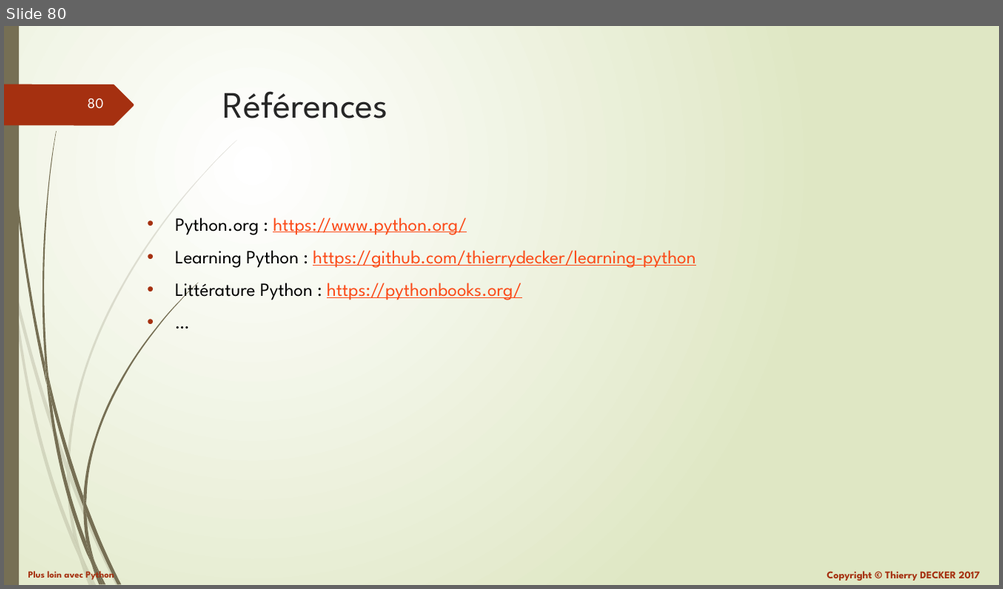
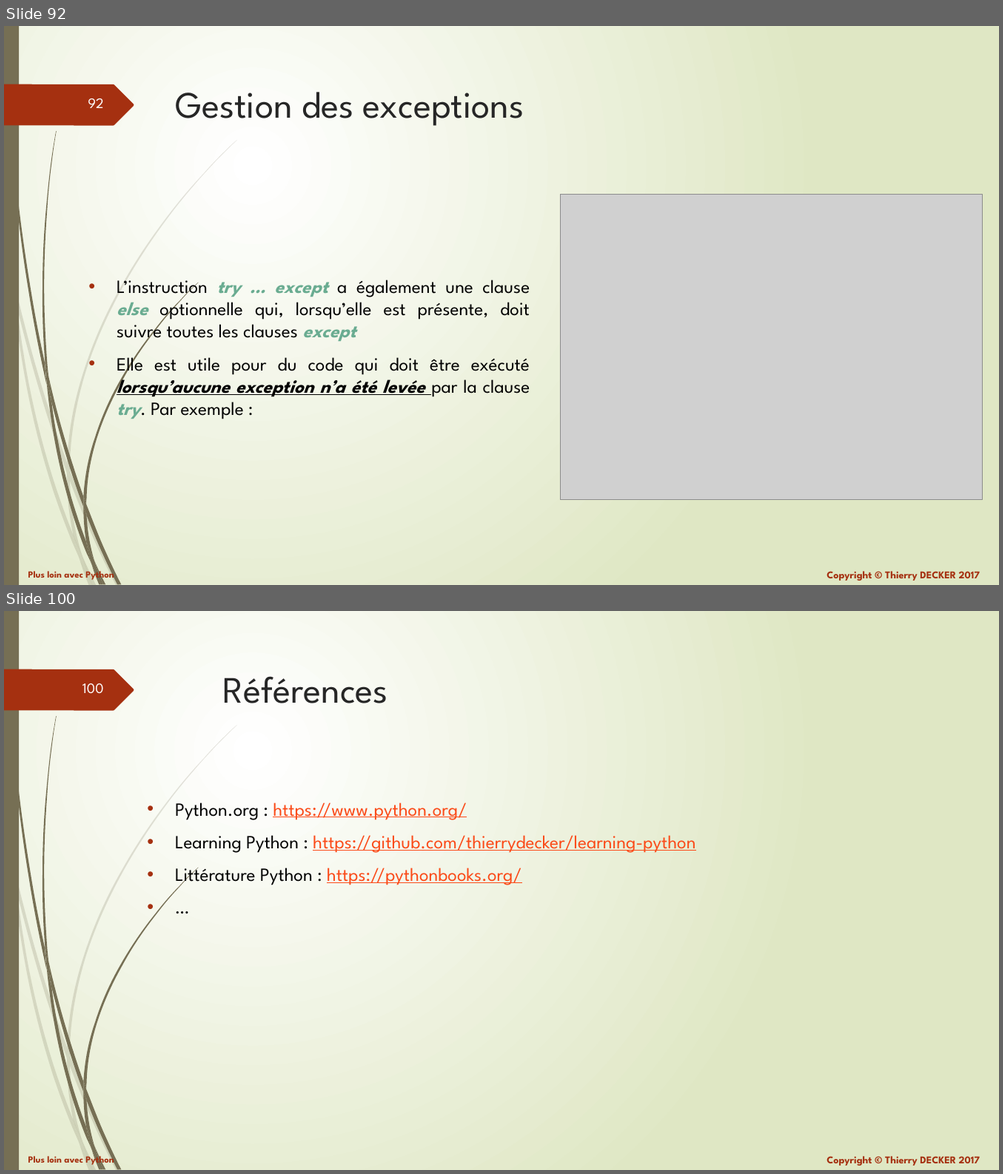
Before and after one commit to VikmanTheRacoon/learning-python, a slide deck: documentations/python-102.pptx. Shown one above the other, each under a label of ours: slide 80 before the commit, slides 92 and 100 after it; the slides between them are not shown. The pictures are 1003x589 and 1003x1174 pixels, drawn with LibreOffice and Linux fonts; fonts in the diff are those of the drawing; grey boxes stand for pictures. Boxes give left, top, right and bottom in pixels: in the first picture for what was removed or moved away, otherwise in the second. Text is boxed around its words. In the diff, an @@ line names an element or a change of style, - is before the commit and + after.

```diff
--- a/documentations/python-102.pptx
+++ b/documentations/python-102.pptx
@@ slide 92 added at (x1=4, y1=26, x2=999, y2=585), background gradient #FFFFFF to #DFE8C4; not listed: 27 template elements that a slide beside it also shows @@
@@ title added at (x1=175, y1=92, x2=524, y2=126), 36 pt, text #262626 @@
+Gestion des exceptions
@@ picture added at (x1=560, y1=194, x2=982, y2=500) @@
@@ text added at (x1=116, y1=280, x2=530, y2=420), 18 pt, text #000000 @@
+• L’instruction try … except a également une clause else optionnelle qui, lorsqu’elle est présente, doit suivre toutes les clauses except
+• Elle est utile pour du code qui doit être exécuté lorsqu’aucune exception n’a été levée par la clause try. Par exemple :
@@ what was slide 80 is now slide 100 @@
@@ page number at (x1=82, y1=684, x2=104, y2=693): text changed @@
-80
+100
```
Also in this commit, not shown: 19 other slides added, 1 other file.
